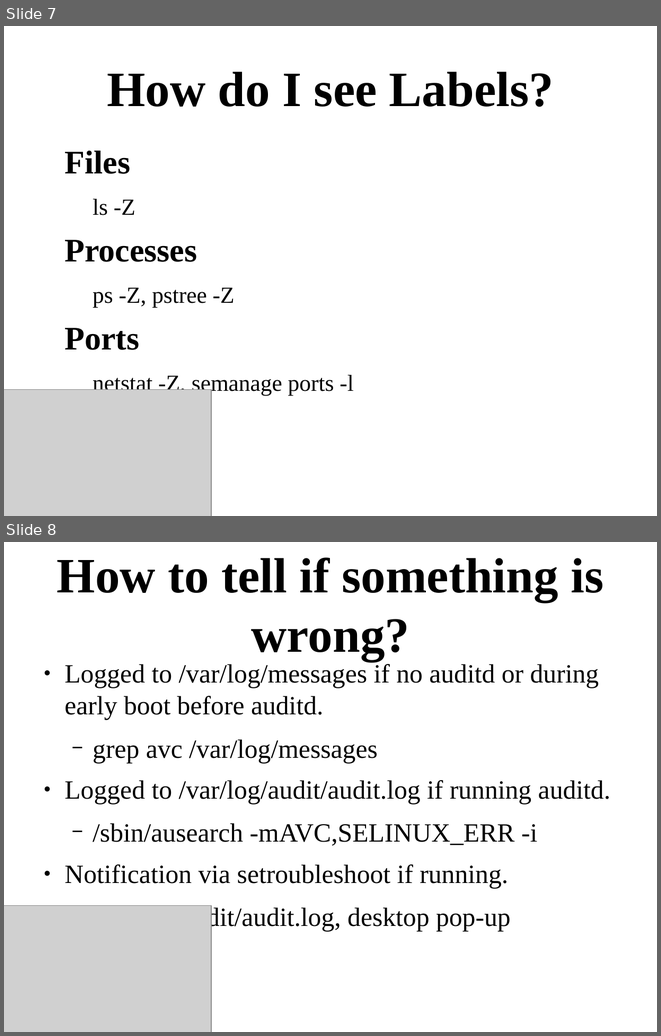
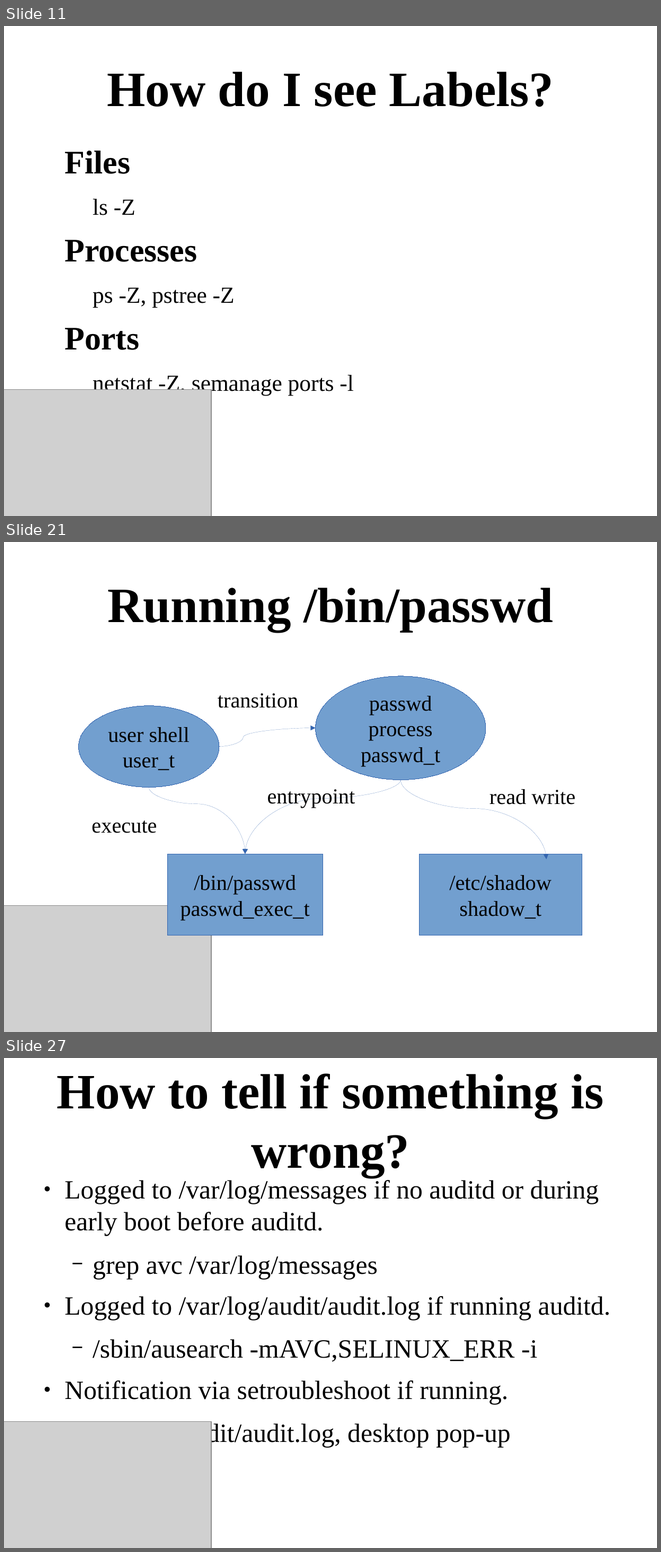
Before and after one commit to Frodox/SELinux-USNA-20150427, a slide deck: SELinux-USNA-20150427.odp. Shown one above the other, each under a label of ours: slides 7 and 8 before the commit, slides 11, 21 and 27 after it; the slides between them are not shown. The pictures are 661x1036 and 661x1552 pixels, drawn with LibreOffice and Linux fonts; fonts in the diff are those of the drawing; grey boxes stand for pictures. Boxes give left, top, right and bottom in pixels: in the first picture for what was removed or moved away, otherwise in the second. Text is boxed around its words. In the diff, an @@ line names an element or a change of style, - is before the commit and + after.

```diff
--- a/SELinux-USNA-20150427.odp
+++ b/SELinux-USNA-20150427.odp
@@ slide 21 added at (x1=4, y1=542, x2=657, y2=1032), background #FFFFFF @@
@@ title added at (x1=107, y1=588, x2=553, y2=631), 60 pt, text #000000, bold @@
+Running /bin/passwd
@@ ellipse added at (x1=316, y1=676, x2=486, y2=779), fill #729FCF, outline #3465AF 0 pt, 26 pt, text #000000 @@
+passwd process
+passwd_t
@@ text added at (x1=218, y1=693, x2=298, y2=708), 26 pt, text #000000 @@
+transition
@@ ellipse added at (x1=79, y1=706, x2=220, y2=787), fill #729FCF, outline #3465AF 0 pt, 26 pt, text #000000 @@
+user shell
+user_t
@@ curved arrow added from (219, 747) to (316, 728), #3465AF 0 pt @@
@@ curved arrow added from (401, 779) to (245, 854), #3465AF 0 pt @@
@@ curved arrow added from (401, 779) to (547, 859), #3465AF 0 pt @@
@@ curved arrow added from (149, 787) to (245, 854), #3465AF 0 pt @@
@@ text added at (x1=267, y1=789, x2=355, y2=808), 26 pt, text #000000 @@
+entrypoint
@@ text added at (x1=489, y1=789, x2=575, y2=804), 26 pt, text #000000 @@
+read write
@@ text added at (x1=91, y1=820, x2=157, y2=833), 26 pt, text #000000 @@
+execute
@@ rectangle added at (x1=168, y1=854, x2=324, y2=935), fill #729FCF, outline #3465AF 0 pt, 26 pt, text #000000 @@
+/bin/passwd
+passwd_exec_t
@@ rectangle added at (x1=420, y1=854, x2=582, y2=935), fill #729FCF, outline #3465AF 0 pt, 26 pt, text #000000 @@
+/etc/shadow
+shadow_t
@@ picture added at (x1=4, y1=905, x2=211, y2=1032) @@
@@ what was slide 7 is now slide 11 @@
@@ what was slide 8 is now slide 27 @@
```
Also in this commit, not shown: 2 slides changed, 26 other slides added, 1 slide removed.
